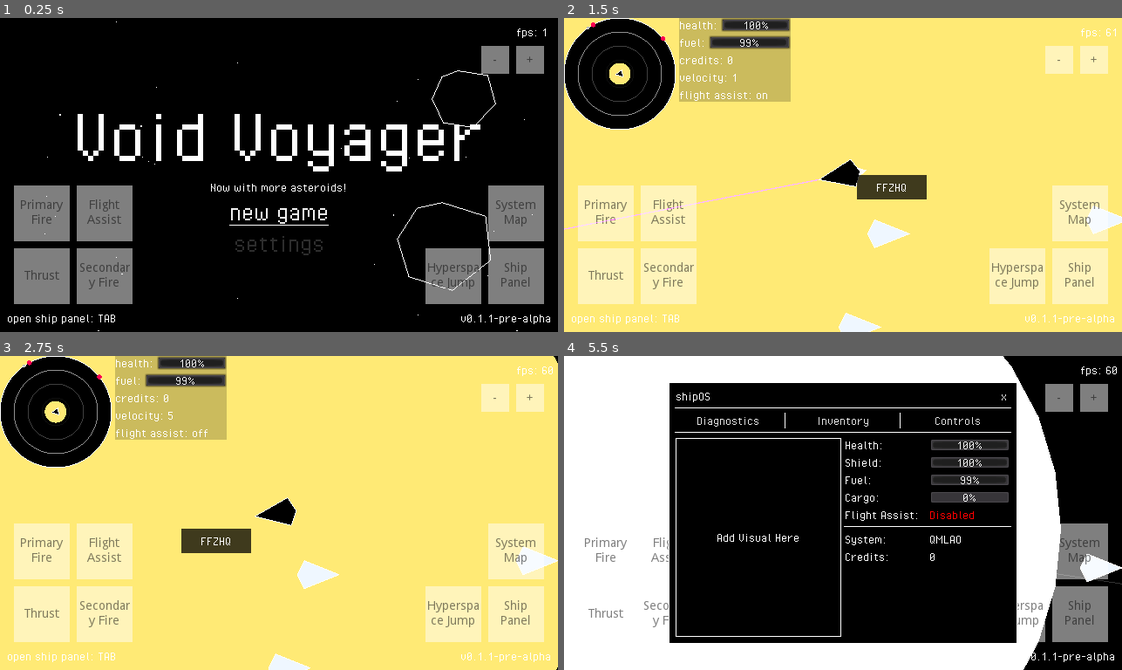
Above: before the commit, frames 1-4 (two rows, left to right).
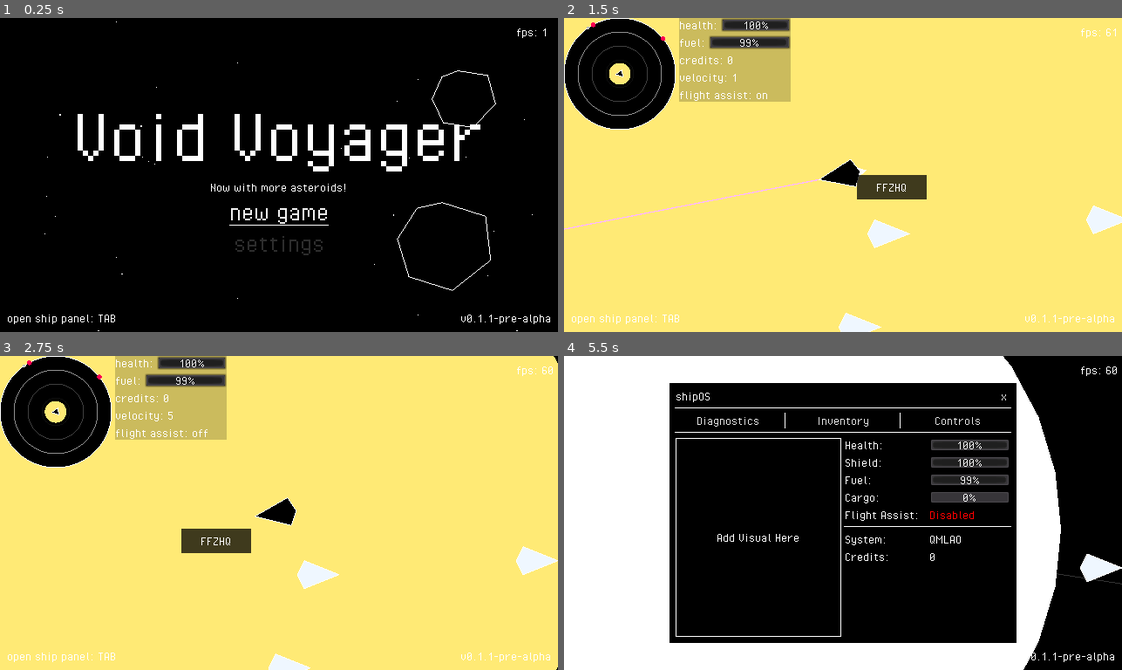
Above: after the commit, the same moments.

Repository: fossqueen/void-voyager-old
Game: Godot game, scene res://main.tscn
Two runs of this game, one before a commit and one after it. Both use one fixed random seed, a clock stepped at 60 frames per second and the inputs below.
Inputs (mouse positions are in pixels of both pictures, inside the frame that each line leads up to):
- Up to frame 1 (0.25 s): no input
- Up to frame 2 (1.5 s): click "new game" at 0.5 s; tap Enter at 1.25 s; move the mouse to (843, 175) at 1.27 s; hold W (thrust) from 1.28 s (still down); click (843, 175) at 1.35 s
- Up to frame 3 (2.75 s): move the mouse to (167, 528) at 2.02 s; release W (thrust) at 2.03 s; tap Space (flight_assist) at 2.1 s
- Up to frame 4 (5.5 s): move the mouse to (898, 443) at 2.77 s; hold W (thrust) 2.78-4.28 s; tap J (hyperspace) at 2.85 s; move the mouse to (815, 575) at 3.52 s; right-click (815, 575) at 3.6 s; move the mouse to (1010, 560) at 4.27 s; tap Tab (ship_panel) at 4.35 s; move the mouse to (675, 465) at 5.02 s; tap = (zoom_in) at 5.1 s

The runs differ from the first frame. In frame 1, 13% of the frame differs, in the area x 2-98%, y 8-92%; in frame 2, 13%; in frame 3, 13%; in frame 4, 4.4%.

Commit message:
Removed touch controls for more testing

Diff:
--- a/main.tscn
+++ b/main.tscn
@@ -1,8 +1,7 @@
-[gd_scene load_steps=6 format=2]
+[gd_scene load_steps=5 format=2]
 
 [ext_resource path="res://main.gd" type="Script" id=1]
 [ext_resource path="res://ui/theme/fonts/PixelOperator.ttf" type="DynamicFontData" id=2]
-[ext_resource path="res://_debug/touch-buttons.tscn" type="PackedScene" id=3]
 
 [sub_resource type="DynamicFont" id=1]
 font_data = ExtResource( 2 )
@@ -12,8 +11,6 @@
 
 [node name="Main" type="Node2D"]
 script = ExtResource( 1 )
-
-[node name="TouchButtons" parent="." instance=ExtResource( 3 )]
 
 [node name="UI" type="CanvasLayer" parent="."]
 
